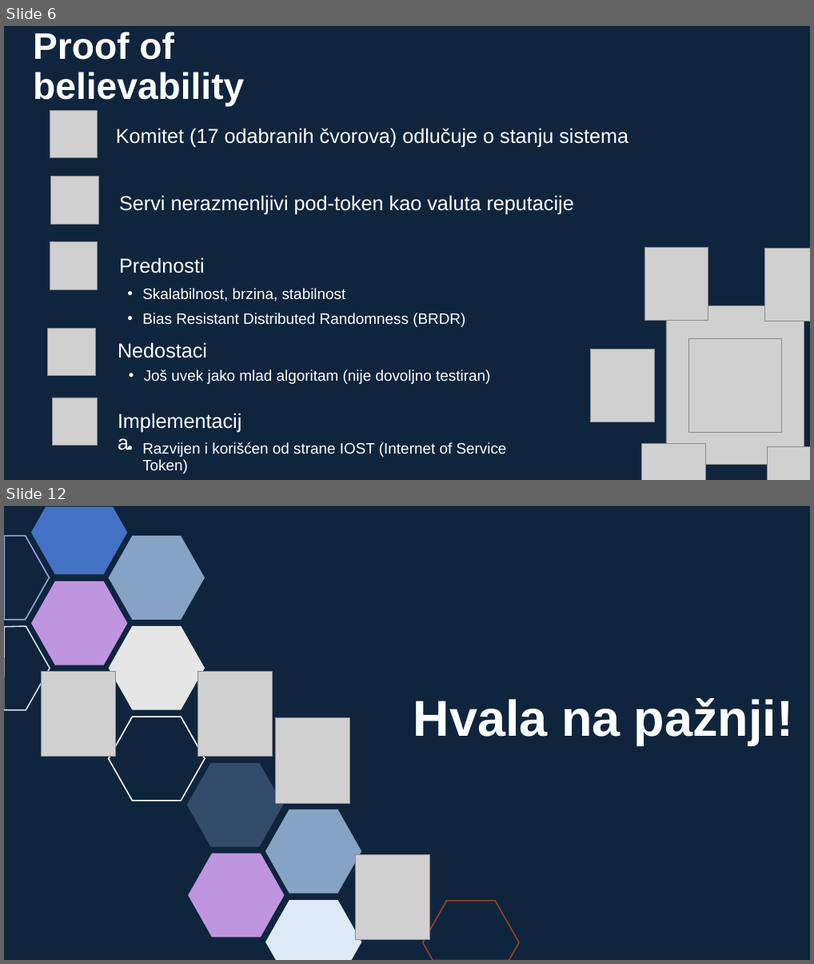
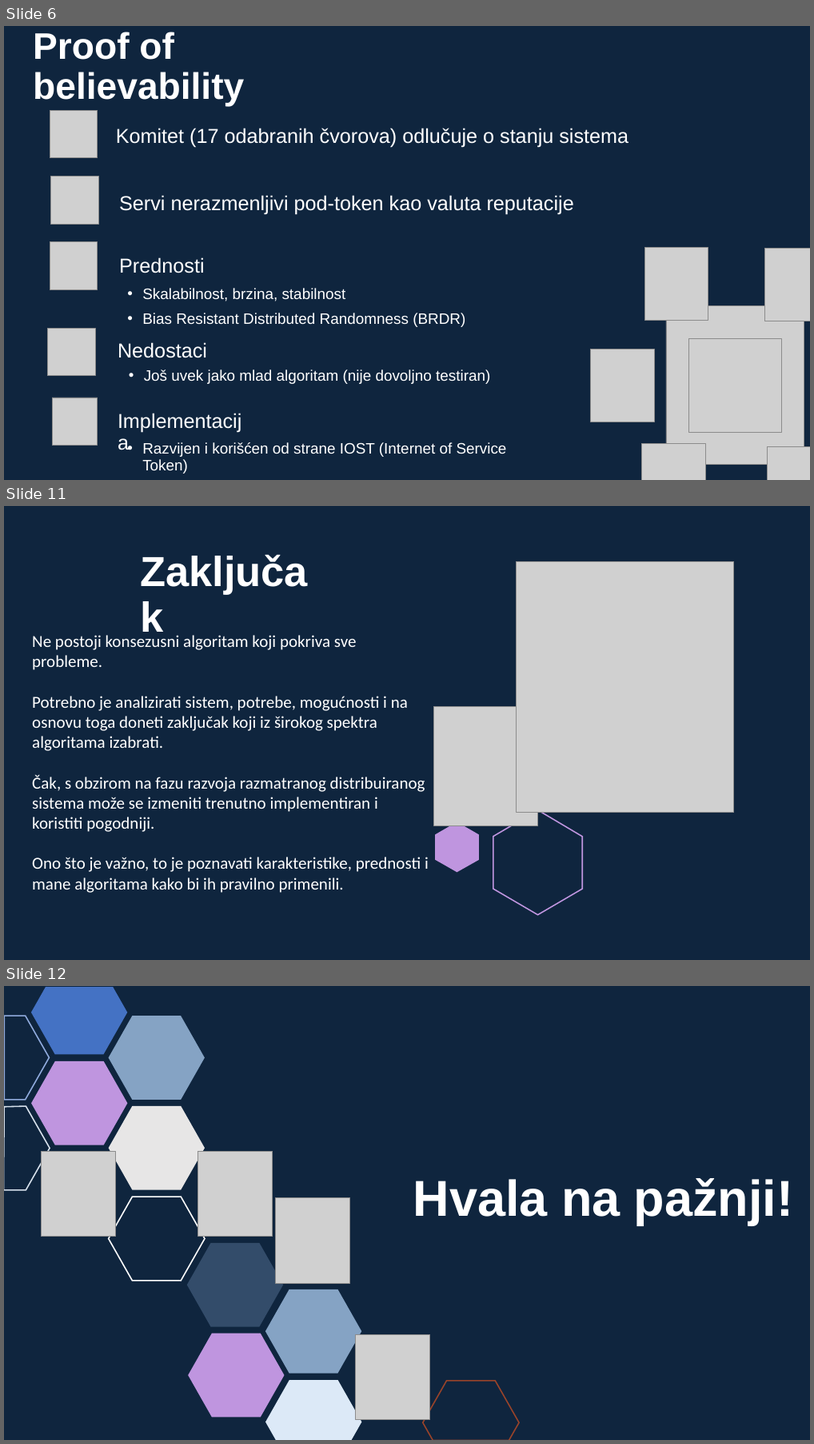
Before and after one commit to sssteeefaaan/master-I, a slide deck: pdasp/seminarski/konsenzus-algoritmi/konsenzus-algoritmi.pptx. Shown one above the other, each under a label of ours: slides 6 and 12 before the commit, slides 6, 11 and 12 after it; the slides between them are not shown. The pictures are 814x964 and 814x1444 pixels, drawn with LibreOffice and Linux fonts; fonts in the diff are those of the drawing; grey boxes stand for pictures. Boxes give left, top, right and bottom in pixels: in the first picture for what was removed or moved away, otherwise in the second. Text is boxed around its words. In the diff, an @@ line names an element or a change of style, - is before the commit and + after.

```diff
--- a/pdasp/seminarski/konsenzus-algoritmi/konsenzus-algoritmi.pptx
+++ b/pdasp/seminarski/konsenzus-algoritmi/konsenzus-algoritmi.pptx
@@ slide 11 added at [4,506,810,960], background #0F253E @@
@@ picture added at [517,562,734,812] @@
@@ text added at [32,635,429,892], 20 pt, text #FFFFFF @@
+Ne postoji konsezusni algoritam koji pokriva sve probleme.
+Potrebno je analizirati sistem, potrebe, mogućnosti i na osnovu toga doneti zaključak koji iz širokog spektra algoritama izabrati.
+Čak, s obzirom na fazu razvoja razmatranog distribuiranog sistema može se izmeniti trenutno implementiran i koristiti pogodniji.
+Ono što je važno, to je poznavati karakteristike, prednosti i mane algoritama kako bi ih pravilno primenili.
@@ title added at [167,716,229,731], 50 pt, text #FFFFFF, bold @@
+Zaključak
@@ picture added at [434,706,538,825] @@
@@ freeform shape added at [494,810,582,914], outline #BF95DF 1.5 pt @@
@@ freeform shape added at [435,822,479,872], fill #BF95DF @@
```
Also in this commit, not shown: 1 slide changed, 3 other slides added, 4 slides removed, 7 other files.
